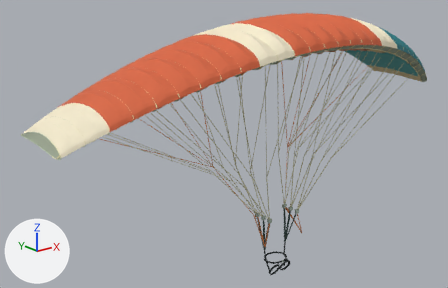
The glTF model shared/geometry/flight/parakite.glb, before and after one commit.
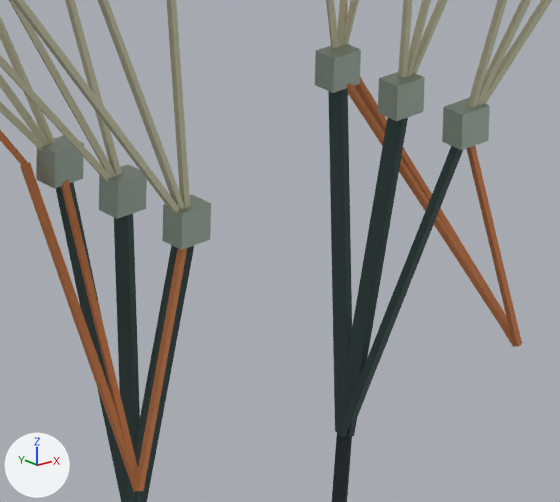
There are two pictures of each version: one whole from a 50 mm camera at (-7.53, -7.83, 6.46) aimed at (-0.76, 0.63, 3.08), one close up on the part from 56% to 68% of the width and 69% to 86% of the height. Every picture has the same lights, and +X, +Y and +Z are marked at lower left. The older version's two pictures come first. Vertices at exactly the same position are counted once.

Names of what the first close-up shows: 'parakite'.
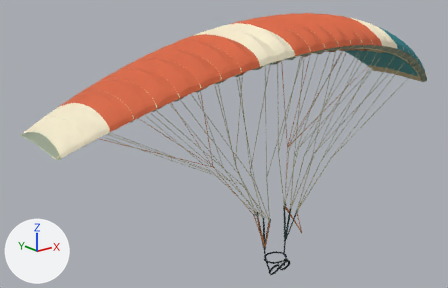
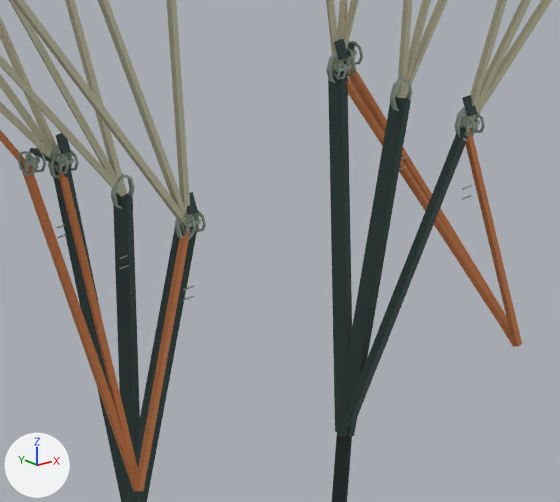
The change, as JSON lines over the scene's bpy script:
```json
{"block": "me_parakite", "where": "# used by ob_parakite; location = (0.0, 0.0, 0.0)"}
{"op": "remove", "block": "me_parakite", "code": "me_parakite.from_pydata(...)  # 6125 vertices, 9804 faces; spans x -4.26..4.25, y -1.3..1.27, z 0.51..5.44"}
{"op": "add", "block": "me_parakite", "code": "me_parakite.from_pydata(...)  # 6941 vertices, 11604 faces; spans x -4.26..4.25, y -1.3..1.27, z 0.51..5.44"}
{"block": "me_parakite", "change": "me_parakite part 1: the loose piece of 8 vertices spanning x -0.38..-0.31, y -0.22..-0.17, z 1.69..1.76 is scaled about its middle by (0.286, 0.109, 0.471), then moved by (0.0, -0.01, 0.04), in mat_webbing_risers (greyish cyan #3e5351)"}
{"block": "me_parakite", "change": "me_parakite part 2: the loose piece of 8 vertices spanning x -0.38..-0.31, y 0.12..0.17, z 1.69..1.76 is scaled about its middle by (0.286, 0.109, 0.471), then moved by (0.0, -0.01, 0.04), in mat_webbing_risers (greyish cyan #3e5351)"}
{"block": "me_parakite", "change": "me_parakite part 3: a new loose piece, a box spanning x -0.414..-0.41, y 0.1689..0.1729, z 1.7145..1.7475, in mat_maillons (grey #adbdb0)"}
{"block": "me_parakite", "change": "me_parakite part 4: a new loose piece, a box spanning x -0.416..-0.384, y 0.1669..0.1749, z 1.727..1.735, in mat_maillons (grey #adbdb0)"}
{"block": "me_parakite", "change": "me_parakite part 5: the loose piece of 8 vertices spanning x -0.38..-0.31, y -0.05..0.0, z 1.69..1.76 is turned 90 degrees about the z axis through its middle and scaled by 0.193, then moved by (-0.01, -0.19, 0.0)"}
{"block": "me_parakite", "change": "me_parakite part 6: a new loose piece, a box spanning x -0.366..-0.334, y -0.2096..-0.2016, z 1.725..1.733, in mat_maillons (grey #adbdb0)"}
{"block": "me_parakite", "change": "me_parakite part 7: a new loose piece, a box spanning x -0.366..-0.334, y 0.1304..0.1384, z 1.725..1.733, in mat_maillons (grey #adbdb0)"}
{"block": "me_parakite", "change": "me_parakite part 8: a new loose piece, a box spanning x 0.334..0.366, y -0.2096..-0.2016, z 1.725..1.733, in mat_maillons (grey #adbdb0)"}
{"block": "me_parakite", "change": "me_parakite part 9: 24 vertices moved from x 0.31..0.38, y -0.22..0.17, z 1.69..1.76 to x 0.34..0.41, y -0.21..0.18, z 1.72..1.78; 600 vertices added at x -0.41..0.41, y -0.23..0.19, z 1.69..1.76"}
{"block": "me_parakite", "change": "me_parakite part 10: 36 faces spanning x 0.34..0.41, y -0.21..0.18, z 1.72..1.78 switch from mat_maillons (grey #adbdb0) to mat_webbing_risers (greyish cyan #3e5351)"}
{"block": "me_parakite", "change": "other edits to the shape of me_parakite do not show in these pictures"}
```

Pixel boxes [x1, y1, x2, y2] of what changed, in the close-ups (560 x 502 px; the box of a moved part takes in the faces that stretch with it):
```json
{"part": 1, "of": "me_parakite", "change": "moved or reshaped", "before": [162, 195, 211, 250], "after": [187, 192, 198, 215]}
{"part": 2, "of": "me_parakite", "change": "moved or reshaped", "before": [36, 135, 84, 189], "after": [55, 133, 71, 154]}
{"part": 3, "of": "me_parakite", "change": "added", "after": [25, 155, 29, 172]}
{"part": 4, "of": "me_parakite", "change": "added", "after": [24, 158, 40, 167]}
{"part": 5, "of": "me_parakite", "change": "moved or reshaped", "before": [99, 164, 147, 219], "after": [186, 217, 190, 232]}
{"part": 6, "of": "me_parakite", "change": "added", "after": [185, 219, 201, 228]}
{"part": 7, "of": "me_parakite", "change": "added", "after": [58, 158, 74, 167]}
{"part": 8, "of": "me_parakite", "change": "added", "after": [464, 120, 480, 129]}
{"part": 9, "of": "me_parakite", "change": "cut back", "after": [17, 41, 485, 239]}
{"part": 10, "of": "me_parakite", "change": "recoloured", "before": [315, 44, 490, 150], "after": [334, 39, 477, 117]}
```
